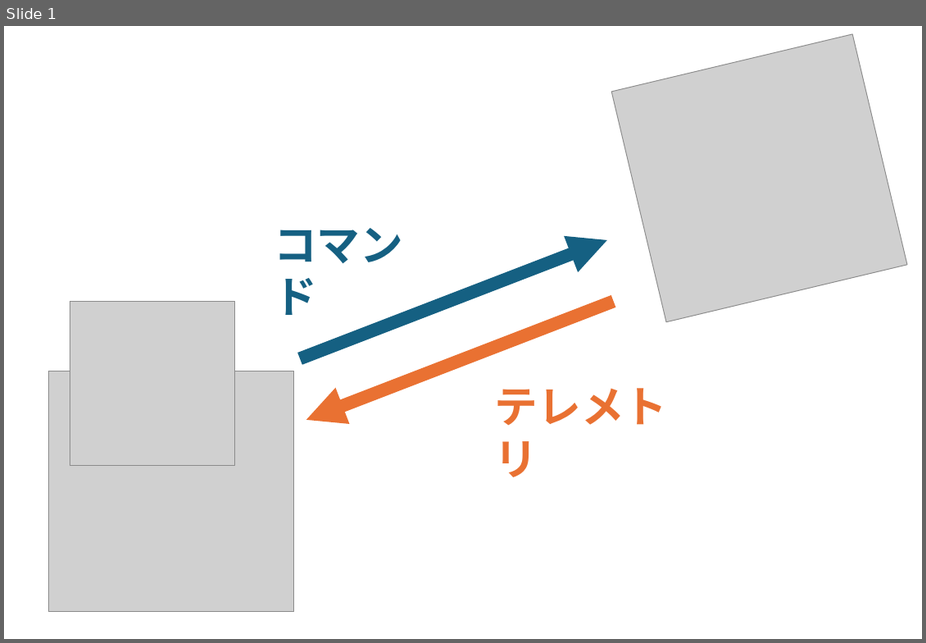
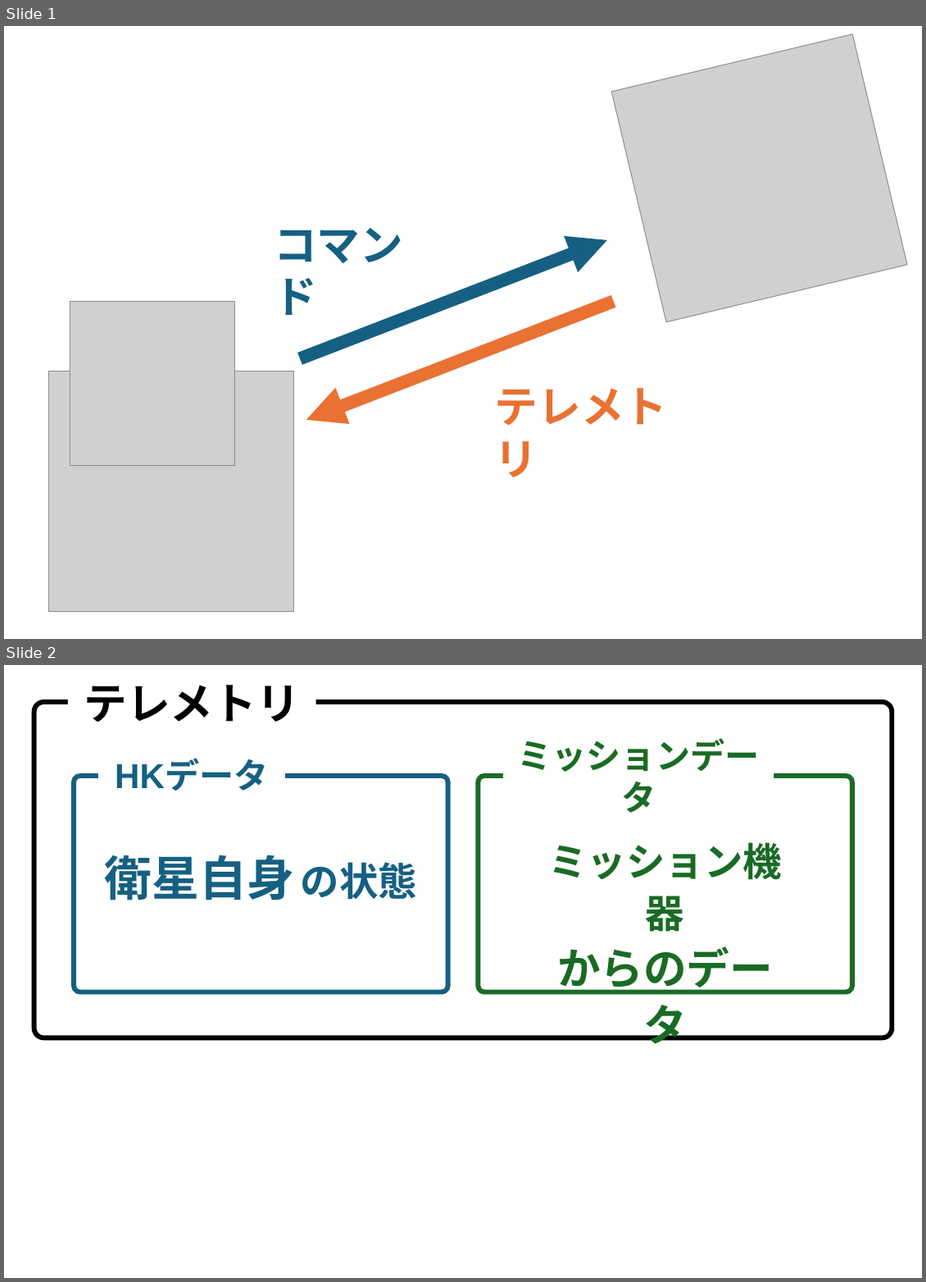
Before and after one commit to k42um/zenn-qiita, a slide deck: assets/cubesat-rc.pptx. Shown one above the other, each under a label of ours: slide 1 before the commit, slides 1 and 2 after it. The pictures are 926x643 and 926x1282 pixels, drawn with LibreOffice and Linux fonts; fonts in the diff are those of the drawing; grey boxes stand for pictures. Boxes give left, top, right and bottom in pixels: in the first picture for what was removed or moved away, otherwise in the second. Text is boxed around its words. In the diff, an @@ line names an element or a change of style, - is before the commit and + after.

```diff
--- a/assets/cubesat-rc.pptx
+++ b/assets/cubesat-rc.pptx
@@ slide 2 added at (4,665,922,1278), background #FFFFFF @@
@@ text added at (84,685,300,722), 40 pt, text #000000, bold @@
+テレメトリ
@@ rounded rectangle added at (34,702,893,1037), fill #FFFFFF, outline #000000 4.5 pt @@
@@ text added at (517,738,759,813), 32 pt, text #196B24, bold @@
+ミッションデータ
@@ text added at (115,760,268,790), 32 pt, text #156082, bold @@
+HKデータ
@@ rounded rectangle added at (74,776,448,991), fill #FFFFFF, outline #156082 4.5 pt @@
@@ rounded rectangle added at (478,776,853,991), fill #FFFFFF, outline #196B24 4.5 pt @@
@@ text added at (105,854,417,900), 44 pt, text #156082, bold @@
+衛星自身 の状態
@@ text added at (548,842,781,1044), 36 pt, text #196B24, bold @@
+ミッション機器
+からのデータ
```
Also in this commit, not shown: 3 other files.
